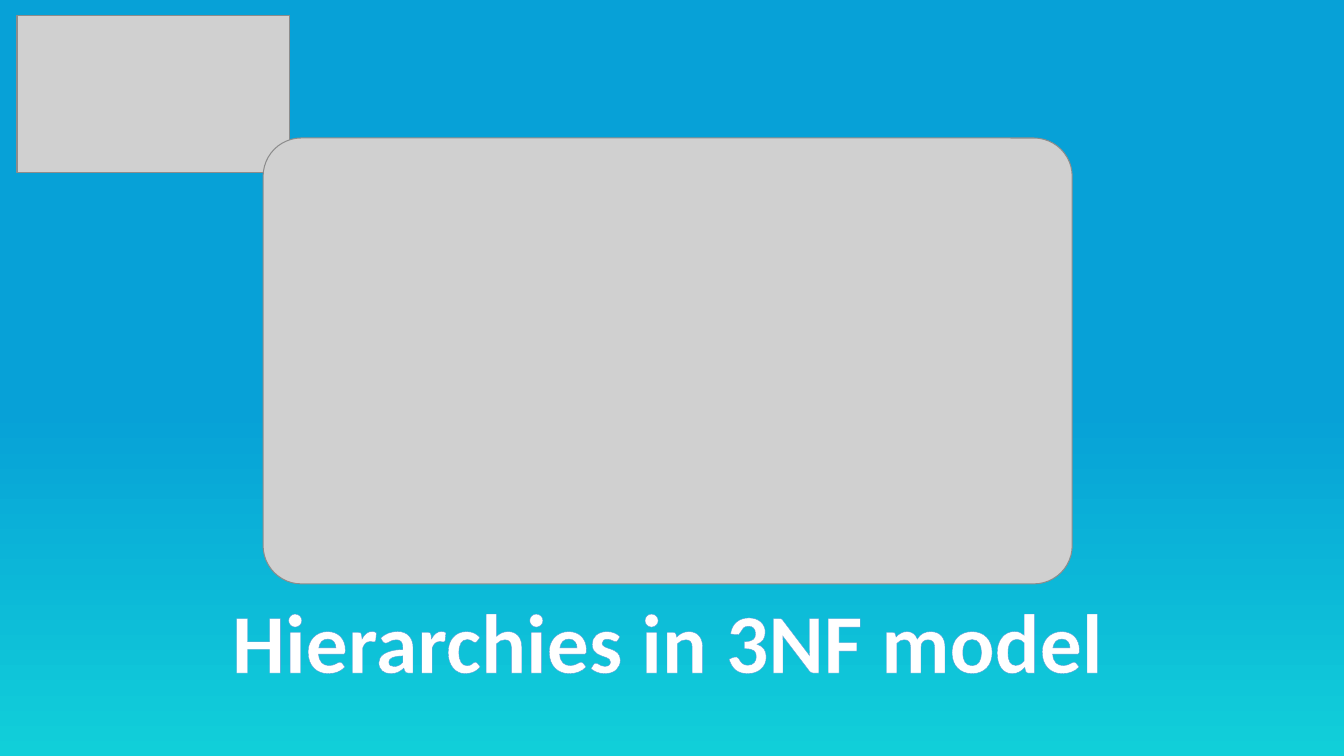
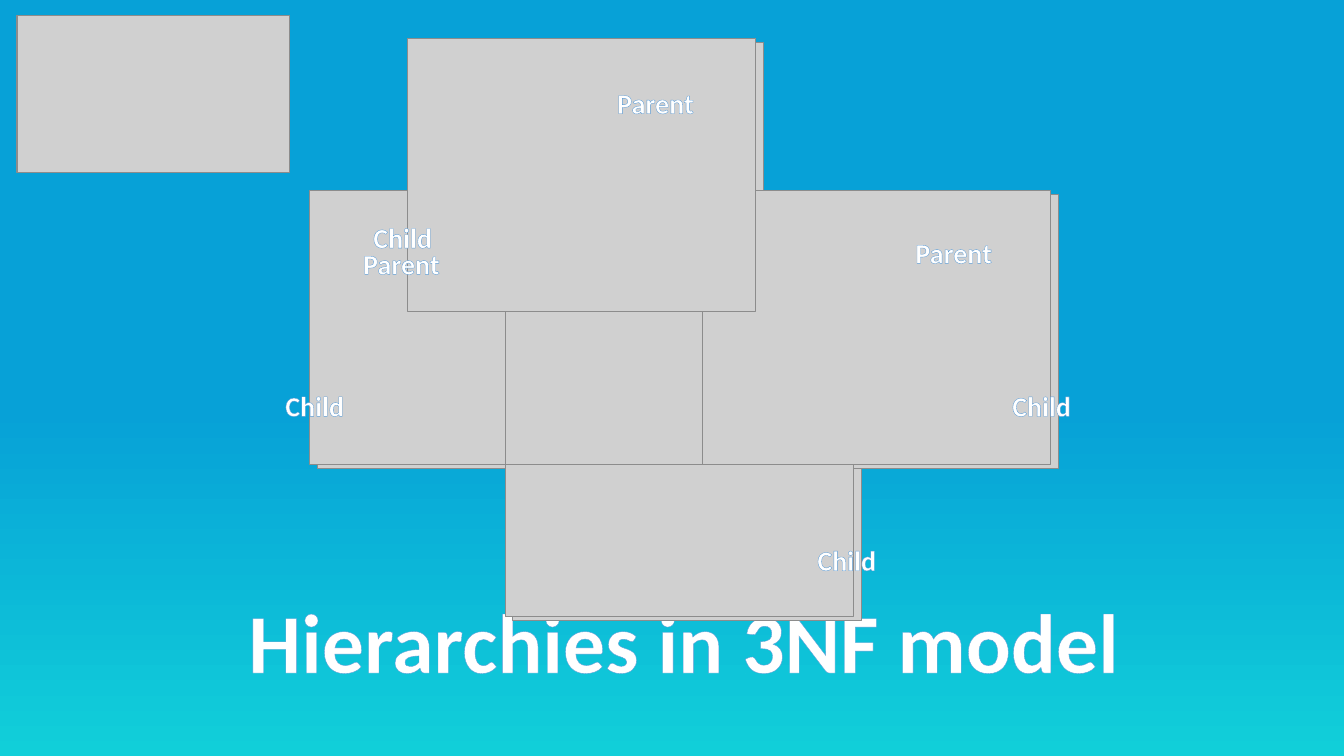
Before and after one commit to dwhacademy/dwhacademy, a slide deck: slide 2 of themes/hugo-elate-theme/static/images/Pictures for blog.pptx. Drawn at 1344x756 pixels with LibreOffice and Linux fonts; fonts in the diff are those of the drawing; grey boxes stand for pictures. Boxes give left, top, right and bottom in pixels: in the first picture for what was removed or moved away, otherwise in the second. Text is boxed around its words. In the diff, an @@ line names an element or a change of style, - is before the commit and + after.

Commit message:
modified pic for hierarchies

```diff
--- a/themes/hugo-elate-theme/static/images/Pictures for blog.pptx
+++ b/themes/hugo-elate-theme/static/images/Pictures for blog.pptx
@@ group added at (310, 38, 1059, 621): 10 pictures @@
@@ text added at (617, 95, 693, 114), 20 pt, text #FFFFFF, bold @@
+Parent
@@ picture removed at (263, 138, 1073, 584) @@
@@ text added at (373, 224, 432, 254), 20 pt, text #FFFFFF, bold @@
+Child
@@ text added at (363, 251, 439, 281), 20 pt, text #FFFFFF, bold @@
+Parent
@@ text added at (915, 245, 991, 264), 20 pt, text #FFFFFF, bold @@
+Parent
@@ text added at (285, 393, 344, 423), 20 pt, text #FFFFFF, bold @@
+Child
@@ text added at (1012, 393, 1071, 423), 20 pt, text #FFFFFF, bold @@
+Child
@@ text added at (817, 547, 876, 577), 20 pt, text #FFFFFF, bold @@
+Child
@@ text "Hierarchies in 3NF model" rewrapped from (232, 614, 1102, 674) to (248, 603, 1118, 674) @@
```
